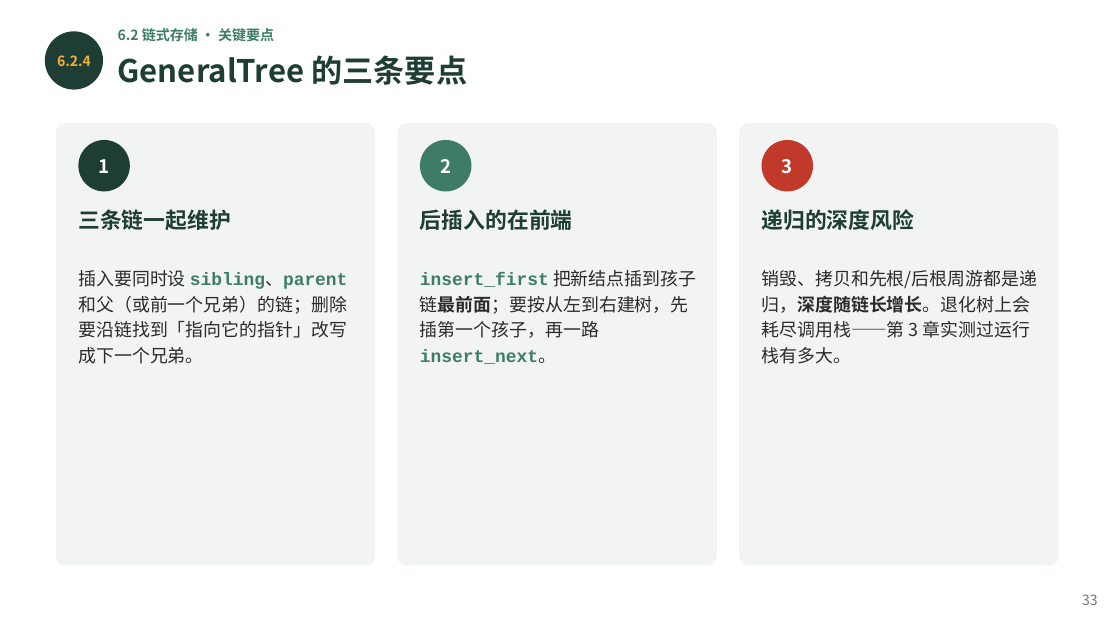
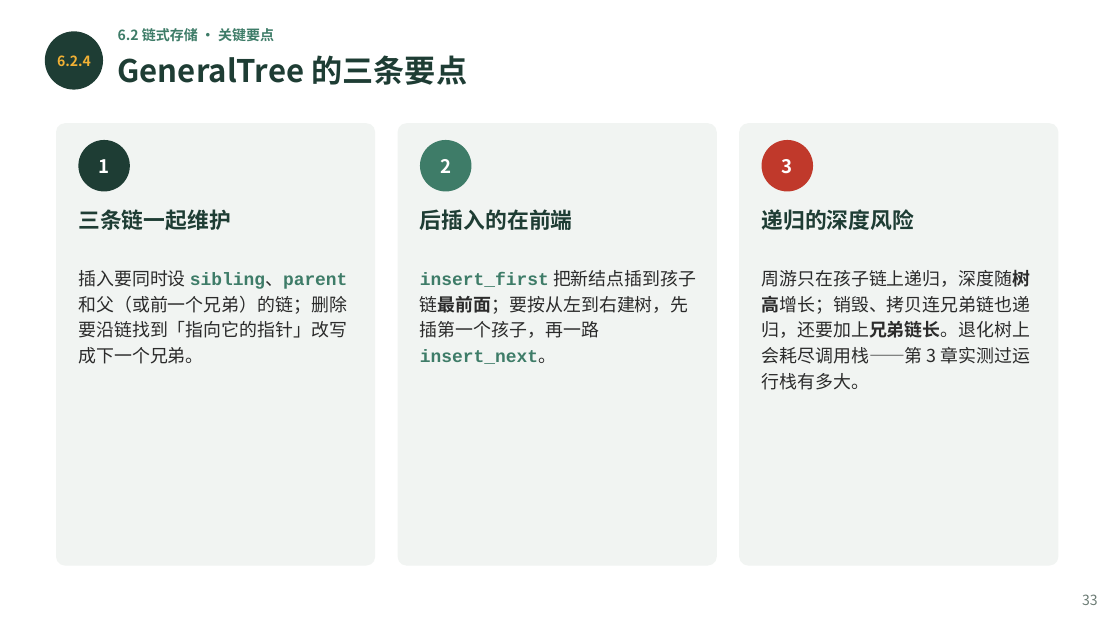
Before and after one commit to GMyhf/2026fall-cs201, a slide deck: slide 33 of courseware/202609_DSA_06_Tree.pptx. Drawn at 1120x630 pixels with LibreOffice and Linux fonts; fonts in the diff are those of the drawing. Boxes give left, top, right and bottom in pixels: in the first picture for what was removed or moved away, otherwise in the second. Text is boxed around its words. In the diff, an @@ line names an element or a change of style, - is before the commit and + after.

```diff
--- a/courseware/202609_DSA_06_Tree.pptx
+++ b/courseware/202609_DSA_06_Tree.pptx
@@ text at (762, 269, 1031, 390): text changed @@
-销毁、拷贝和先根/后根周游都是递归，深度随链长增长。退化树上会耗尽调用栈——第 3 章实测过运行栈有多大。
+周游只在孩子链上递归，深度随树高增长；销毁、拷贝连兄弟链也递归，还要加上兄弟链长。退化树上会耗尽调用栈——第 3 章实测过运行栈有多大。
```
Also in this commit, not shown: 1 other slide changed, 1 other file.
